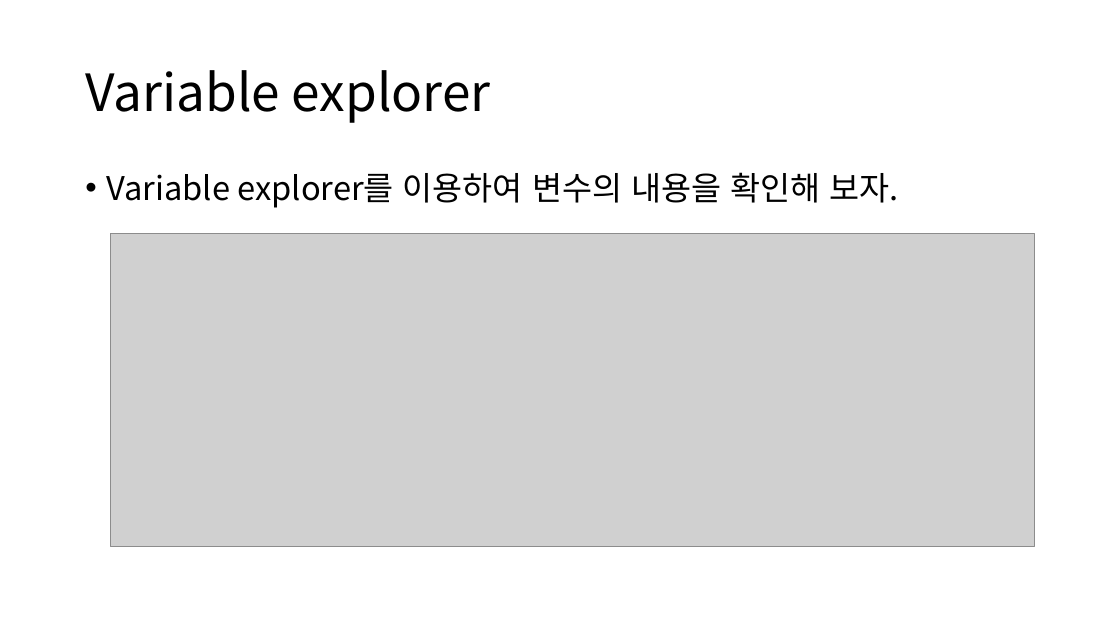
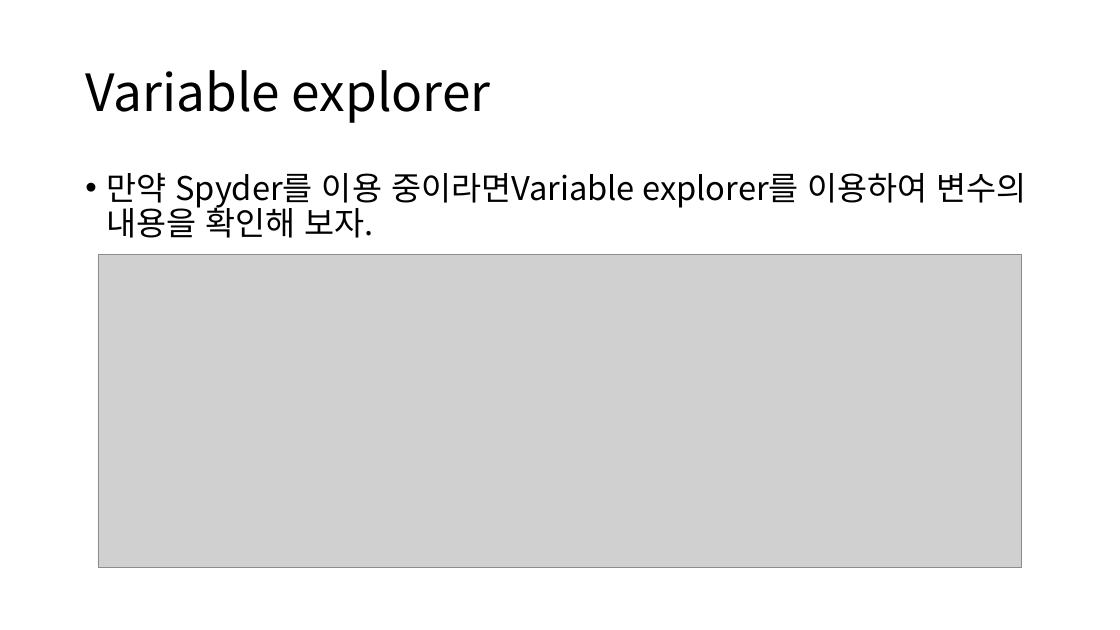
Before and after one commit to ksublee/SPuP, a slide deck: slide 7 of ppt/Python_2_기본.pptx (slide 6 before the commit). Drawn at 1120x630 pixels with LibreOffice and Linux fonts; fonts in the diff are those of the drawing; grey boxes stand for pictures. Boxes give left, top, right and bottom in pixels: in the first picture for what was removed or moved away, otherwise in the second. Text is boxed around its words. In the diff, an @@ line names an element or a change of style, - is before the commit and + after.

```diff
--- a/ppt/Python_2_기본.pptx
+++ b/ppt/Python_2_기본.pptx
@@ text at bbox=[106, 173, 1027, 238]: text changed @@
-• Variable explorer를 이용하여 변수의 내용을 확인해 보자.
+• 만약 Spyder를 이용 중이라면Variable explorer를 이용하여 변수의 내용을 확인해 보자.
@@ picture: place and size @@
-picture at bbox=[110, 234, 1034, 547]
+picture at bbox=[98, 255, 1023, 568]
```
Also in this commit, not shown: 8 other slides changed, 3 slides added, 2 slides removed, 1 other file.
